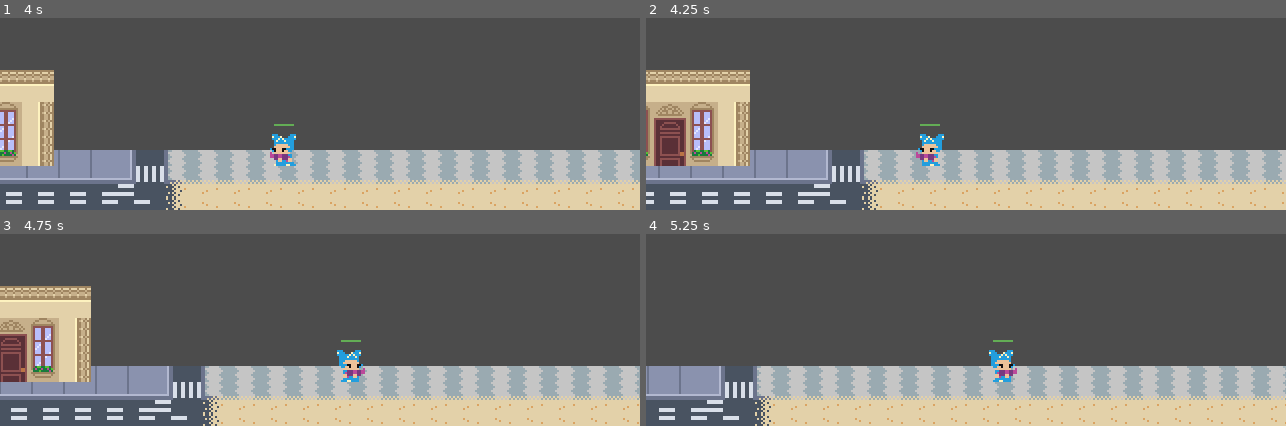
Above: before the commit, frames 1-4 (two rows, left to right).
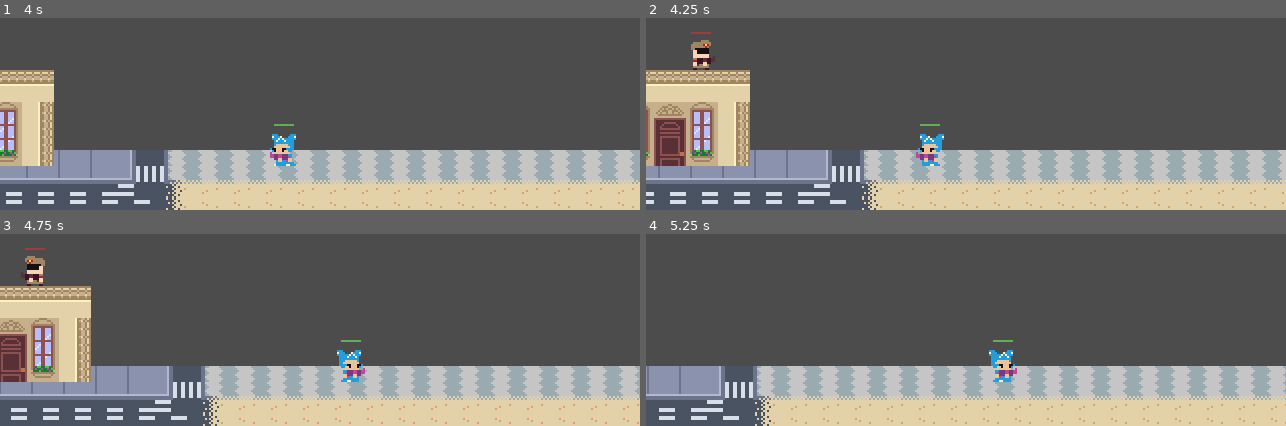
Above: after the commit, the same moments.

Repository: hamiltonromualdo/bring-ur-glam
Game: Godot game, scene res://src/Levels/Playground.tscn
Two runs of this game, one before a commit and one after it. Both use one fixed random seed, a clock stepped at 60 frames per second and the inputs below.
Inputs:
- Up to frame 1 (4 s): hold Right (ui_right) 0.53-2.03 s; hold Left (ui_left) from 2.03 s (still down)
- Up to frame 2 (4.25 s): keep holding Left (ui_left)
- Up to frame 3 (4.75 s): release Left (ui_left) at 4.28 s; hold Right (ui_right) from 4.28 s (still down)
- Up to frame 4 (5.25 s): keep holding Right (ui_right)

Frame 1 is identical in both runs. In frame 2, 0.4% of the frame differs, in the area x 7-11%, y 7-28%; in frame 3, 0.4%; in frame 4, nothing differs.

Commit message:
Add enemy to playground for testing

Diff:
--- a/bring_ur_glam/src/Levels/Playground.tscn
+++ b/bring_ur_glam/src/Levels/Playground.tscn
@@ -7,6 +7,7 @@
 [ext_resource path="res://src/Actors/Player.tscn" type="PackedScene" id=5]
 [ext_resource path="res://assets/bg.png" type="Texture" id=6]
 [ext_resource path="res://assets/tree.png" type="Texture" id=7]
+[ext_resource path="res://src/Actors/Enemy.tscn" type="PackedScene" id=8]
 
 [node name="Playground" type="Node2D"]
 script = ExtResource( 2 )
@@ -93,3 +94,6 @@
 __meta__ = {
 "_editor_description_": ""
 }
+
+[node name="Enemy" parent="." instance=ExtResource( 8 )]
+position = Vector2( -701.745, 152.188 )
Not shown: 1 places in bring_ur_glam/src/Levels/Playground.tscn that only renumber resources
